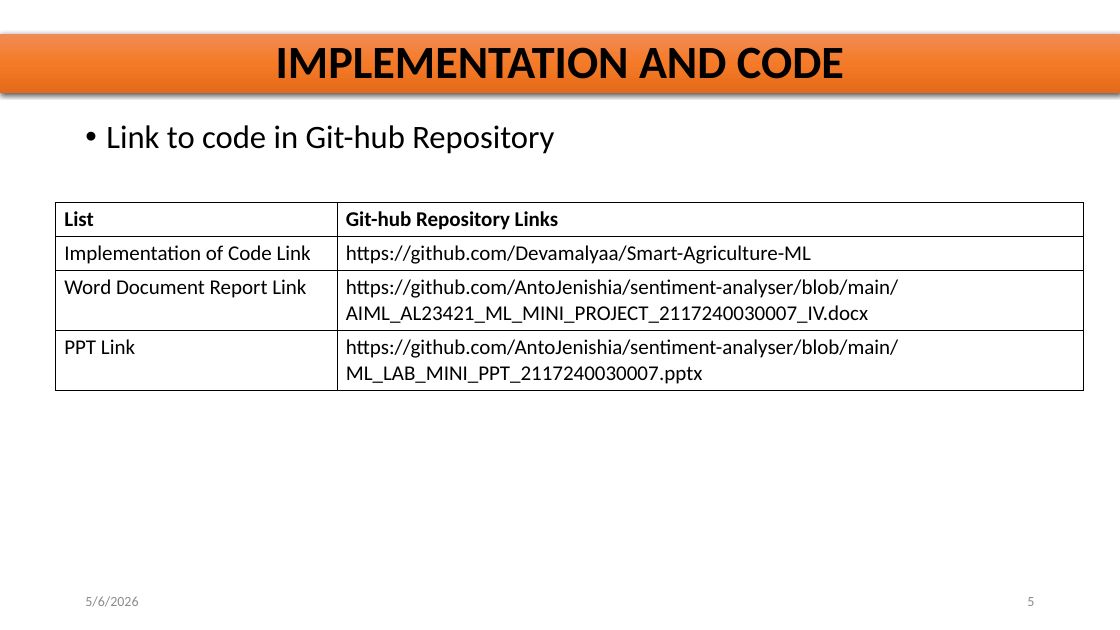
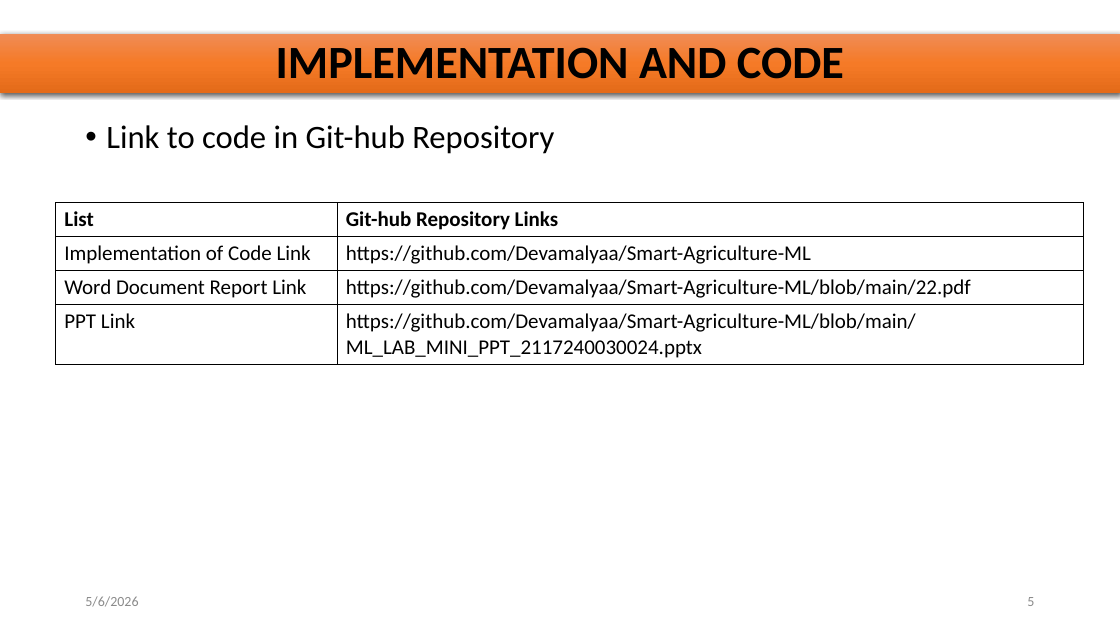
Before and after one commit to Devamalyaa/Smart-Agriculture-ML, a slide deck: slide 5 of ML_LAB_MINI_PPT_2117240030024.pptx. Drawn at 1120x630 pixels with LibreOffice and Linux fonts; fonts in the diff are those of the drawing. Boxes give left, top, right and bottom in pixels: in the first picture for what was removed or moved away, otherwise in the second. Text is boxed around its words. In the diff, an @@ line names an element or a change of style, - is before the commit and + after.

```diff
--- a/ML_LAB_MINI_PPT_2117240030024.pptx
+++ b/ML_LAB_MINI_PPT_2117240030024.pptx
@@ table at [56, 202, 1084, 363] @@
-row 3, column 2: https://github.com/AntoJenishia/sentiment-analyser/blob/main/AIML_AL23421_ML_MINI_PROJECT_2117240030007_IV.docx
+row 3, column 2: https://github.com/Devamalyaa/Smart-Agriculture-ML/blob/main/22.pdf
-row 4, column 2: https://github.com/AntoJenishia/sentiment-analyser/blob/main/ML_LAB_MINI_PPT_2117240030007.pptx
+row 4, column 2: https://github.com/Devamalyaa/Smart-Agriculture-ML/blob/main/ML_LAB_MINI_PPT_2117240030024.pptx
```
Also in this commit, not shown: 3 other slides changed.
